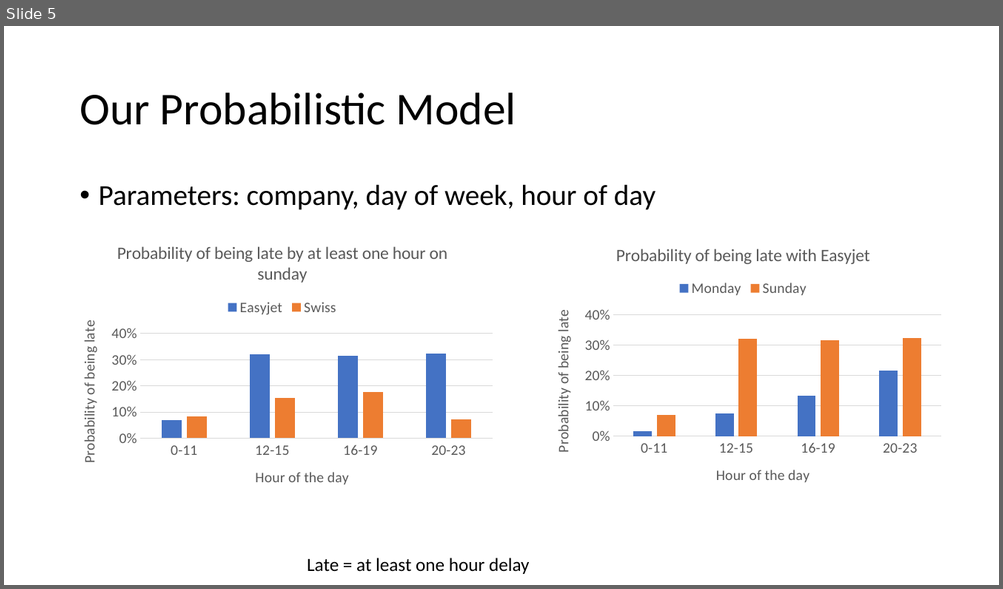
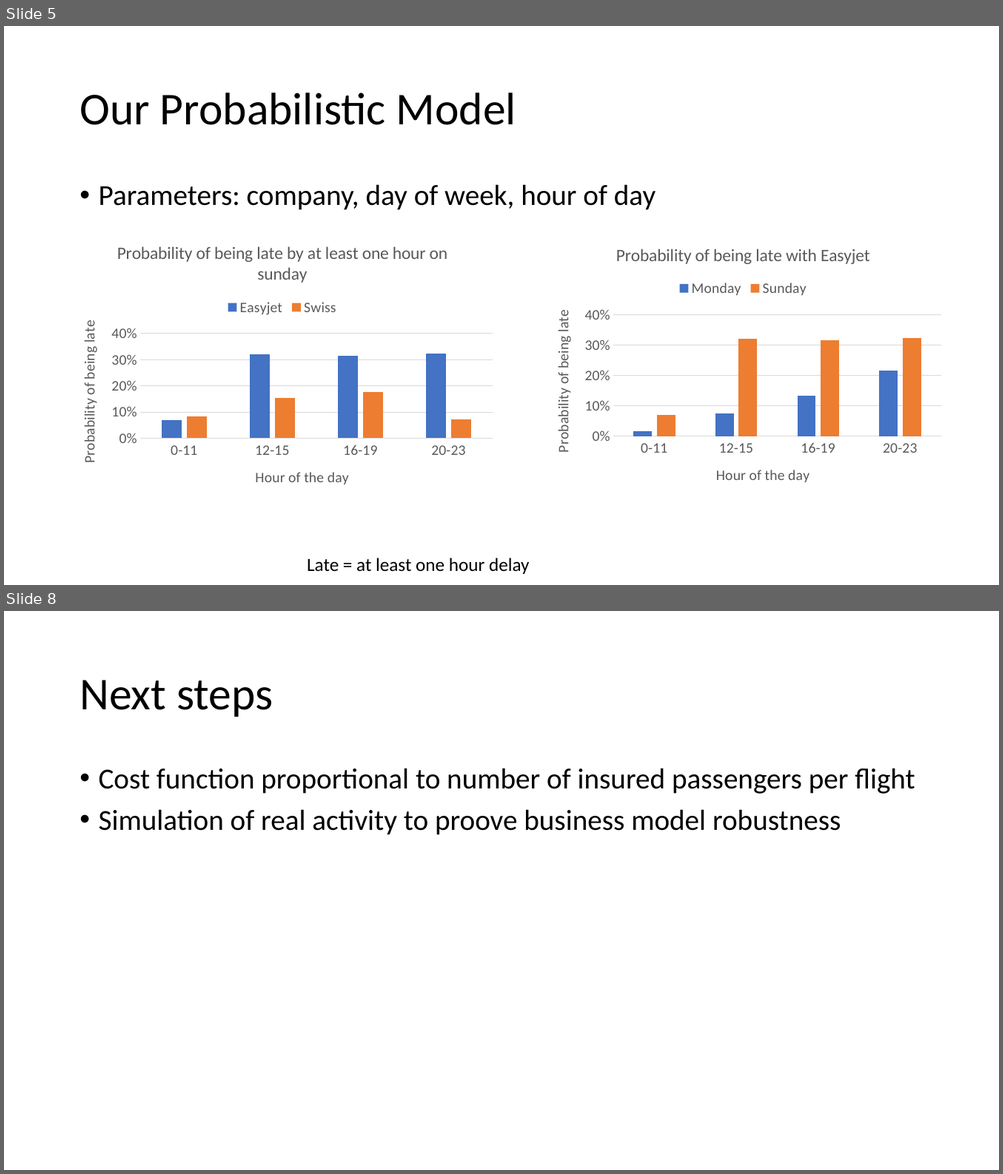
Before and after one commit to CDays2018Mobi/unchained-flight-insurance, a slide deck: unchained-flight-insurance-web/Notes techniques.pptx. Shown one above the other, each under a label of ours: slide 5 before the commit, slides 5 and 8 after it; the slides between them are not shown. The pictures are 1003x589 and 1003x1174 pixels, drawn with LibreOffice and Linux fonts; fonts in the diff are those of the drawing. Boxes give left, top, right and bottom in pixels: in the first picture for what was removed or moved away, otherwise in the second. Text is boxed around its words. In the diff, an @@ line names an element or a change of style, - is before the commit and + after.

```diff
--- a/unchained-flight-insurance-web/Notes techniques.pptx
+++ b/unchained-flight-insurance-web/Notes techniques.pptx
@@ slide 8 added at [4,611,999,1170], background #FFFFFF @@
@@ title added at [79,680,273,717], 44 pt, text #000000 @@
+Next steps
@@ text added at [99,768,914,835], 28 pt, text #000000 @@
+• Cost function proportional to number of insured passengers per flight
+• Simulation of real activity to proove business model robustness
```
Also in this commit, not shown: 1 slide changed.
